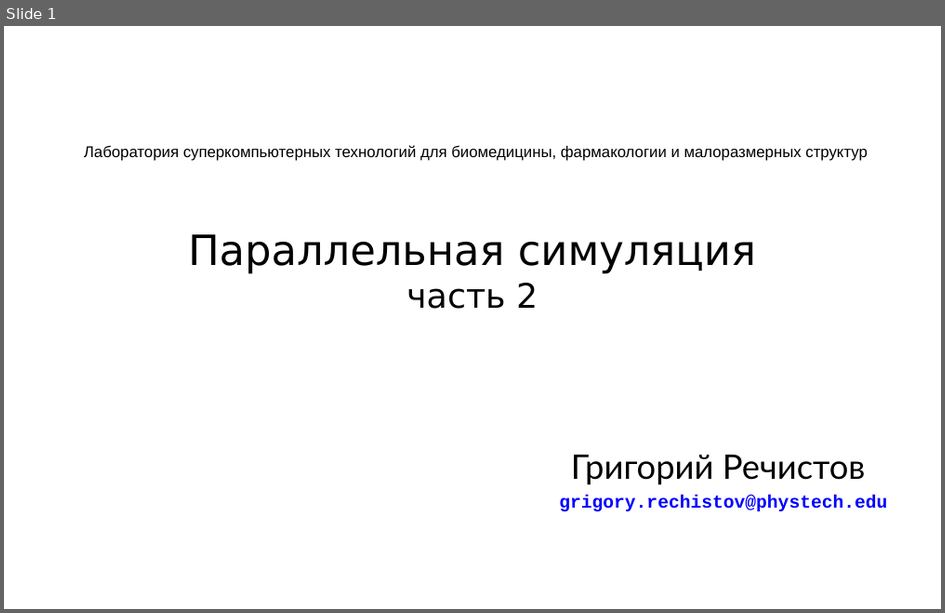
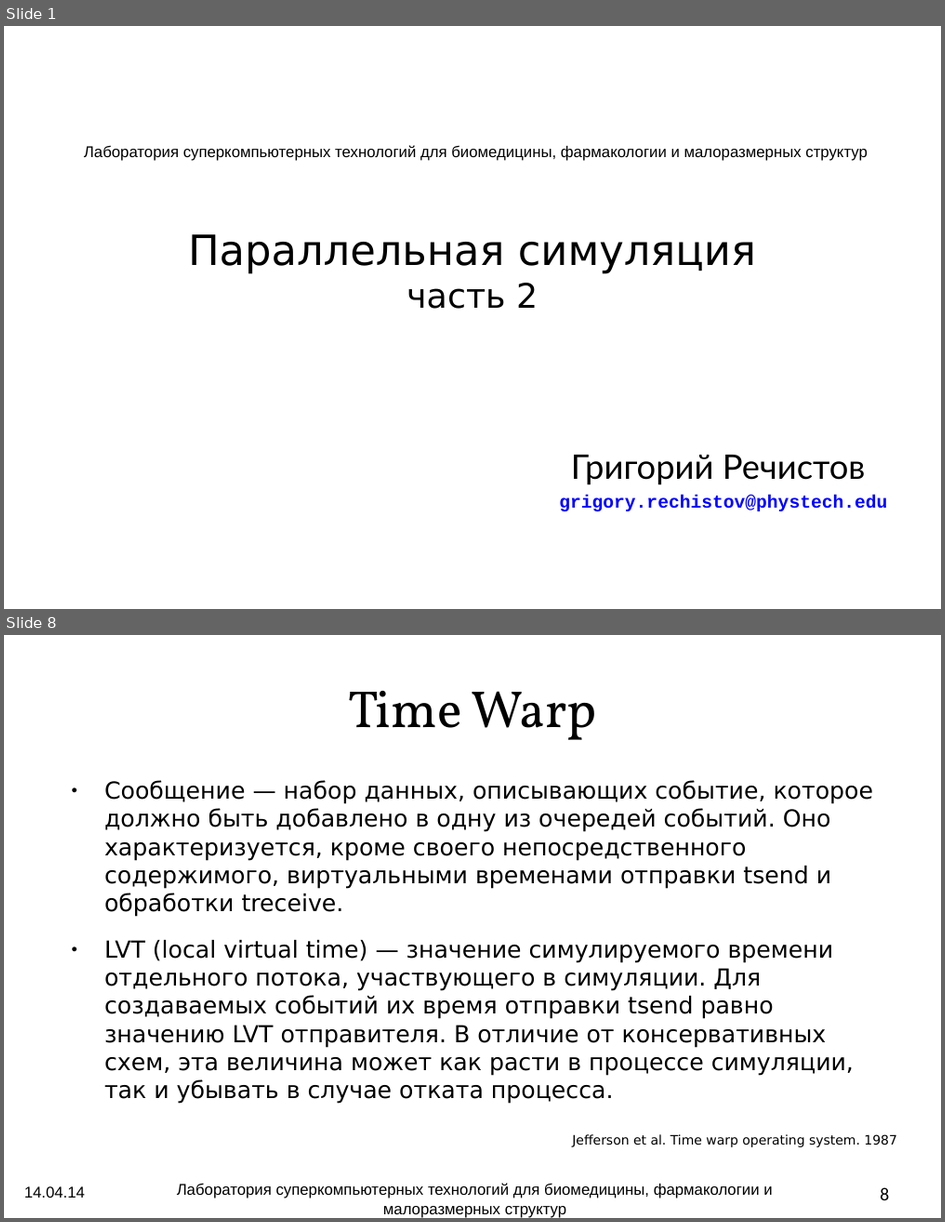
Before and after one commit to atakua/simlectures-archive, a slide deck: lecture07-pdes2/lecture07-pdes2.odp. Shown one above the other, each under a label of ours: slide 1 before the commit, slides 1 and 8 after it; the slides between them are not shown. The pictures are 945x613 and 945x1222 pixels, drawn with LibreOffice and Linux fonts; fonts in the diff are those of the drawing; background and template pictures are left out. Boxes give left, top, right and bottom in pixels: in the first picture for what was removed or moved away, otherwise in the second. Text is boxed around its words. In the diff, an @@ line names an element or a change of style, - is before the commit and + after.

```diff
--- a/lecture07-pdes2/lecture07-pdes2.odp
+++ b/lecture07-pdes2/lecture07-pdes2.odp
@@ slide 8 added at (x1=4, y1=635, x2=941, y2=1218), background picture (left out) @@
@@ title added at (x1=348, y1=691, x2=597, y2=740), 40 pt, text #000000 @@
+Time Warp
@@ text added at (x1=104, y1=780, x2=874, y2=1104), 18 pt, text #000000 @@
+● Сообщение — набор данных, описывающих событие, которое должно быть добавлено в одну из очередей событий. Оно характеризуется, кроме своего непосредственного содержимого, виртуальными временами отправки tsend и обработки treceive.
+● LVT (local virtual time) — значение симулируемого времени отдельного потока, участвующего в симуляции. Для создаваемых событий их время отправки tsend равно значению LVT отправителя. В отличие от консервативных схем, эта величина может как расти в процессе симуляции, так и убывать в случае отката процесса.
@@ text added at (x1=572, y1=1134, x2=898, y2=1147), 10 pt, text #000000 @@
+Jefferson et al. Time warp operating system. 1987
@@ text added at (x1=24, y1=1186, x2=85, y2=1198), 12 pt, text #000000 @@
+14.04.14
@@ text added at (x1=177, y1=1183, x2=772, y2=1218), 12 pt, text #000000 @@
+Лаборатория суперкомпьютерных технологий для биомедицины, фармакологии и малоразмерных структур
@@ page number added at (x1=880, y1=1187, x2=889, y2=1200), 14 pt, text #000000 @@
+8
```
Also in this commit, not shown: 26 slides changed, 5 other slides added, 1 slide removed, 1 other file.
